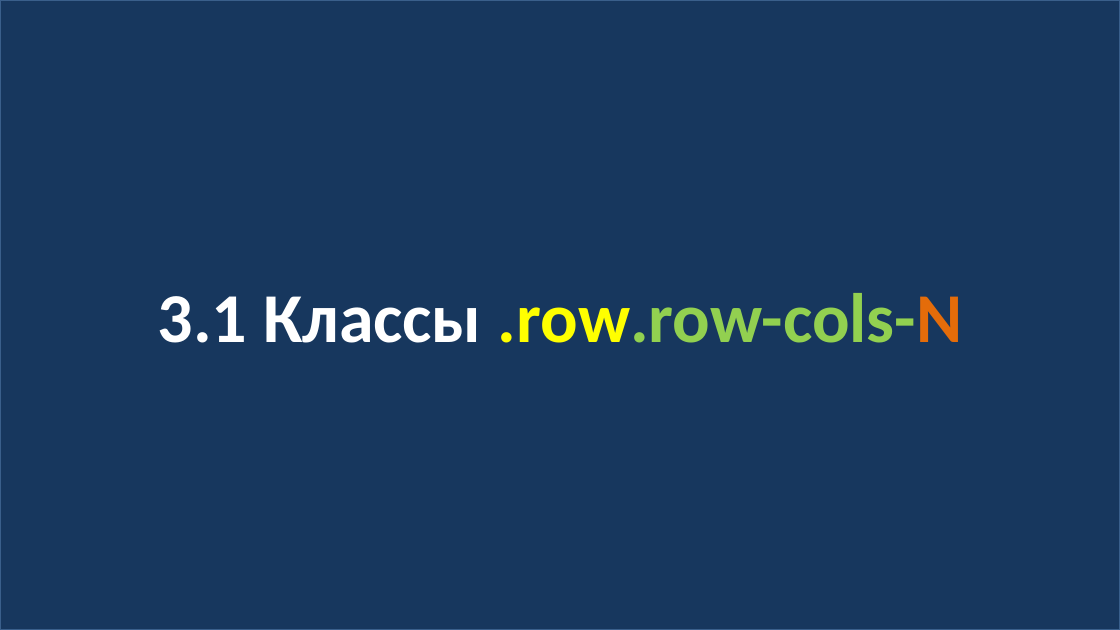
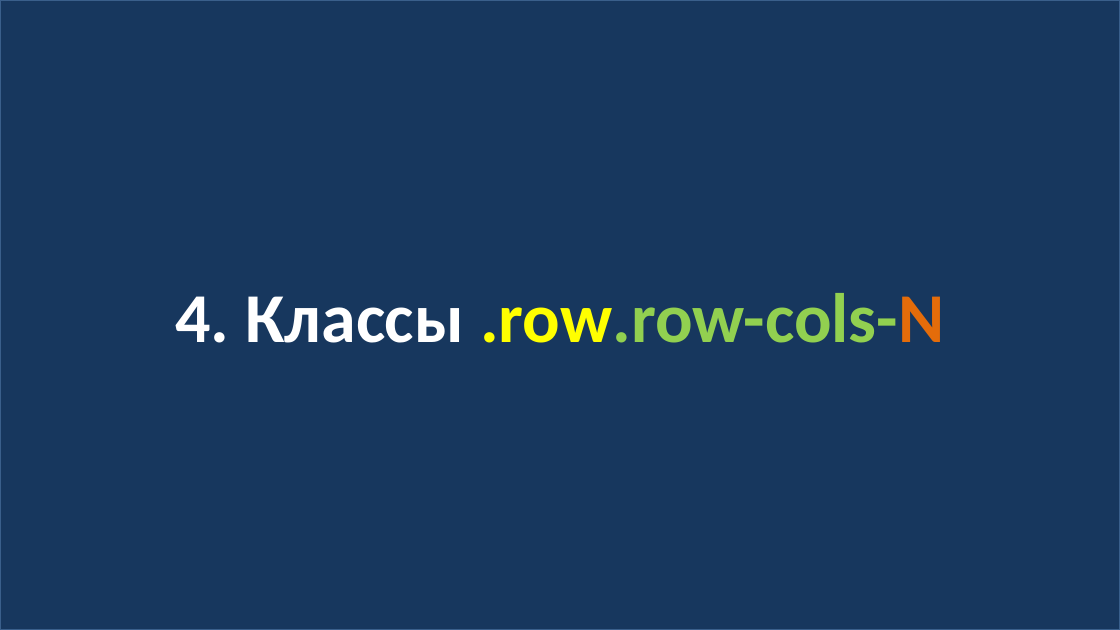
Before and after one commit to web40-ortdnipro/lesson16, a slide deck: slide 10 of lesson16.pptx. Drawn at 1120x630 pixels with LibreOffice and Linux fonts; fonts in the diff are those of the drawing. Boxes give left, top, right and bottom in pixels: in the first picture for what was removed or moved away, otherwise in the second. Text is boxed around its words. In the diff, an @@ line names an element or a change of style, - is before the commit and + after.

```diff
--- a/lesson16.pptx
+++ b/lesson16.pptx
@@ text in rectangle at (176,293,944,343): text changed @@
-3.1 Классы .row.row-cols-N
+4. Классы .row.row-cols-N
```
Also in this commit, not shown: 5 other slides changed, 4 slides removed, 1 other file.
